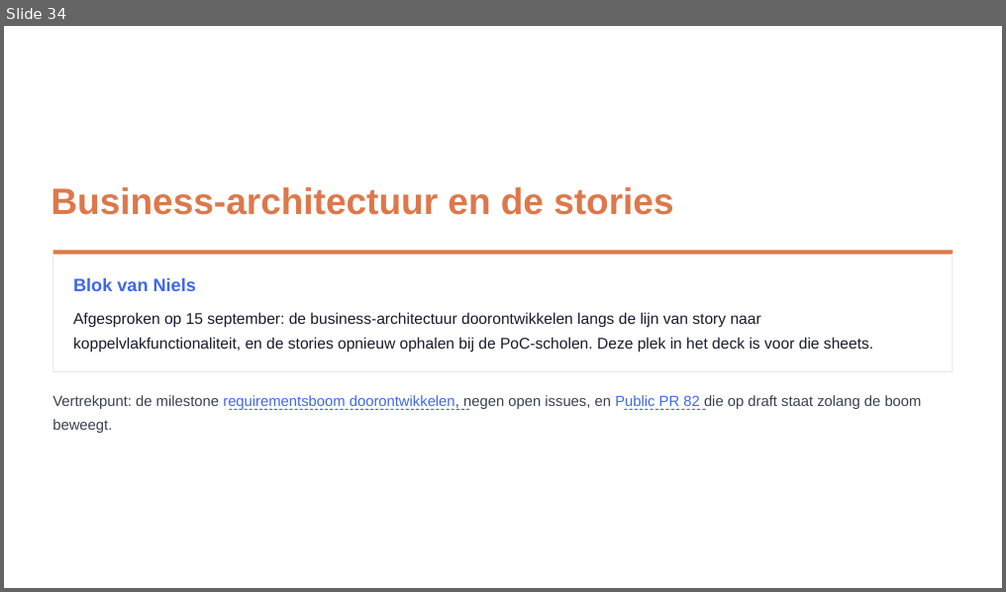
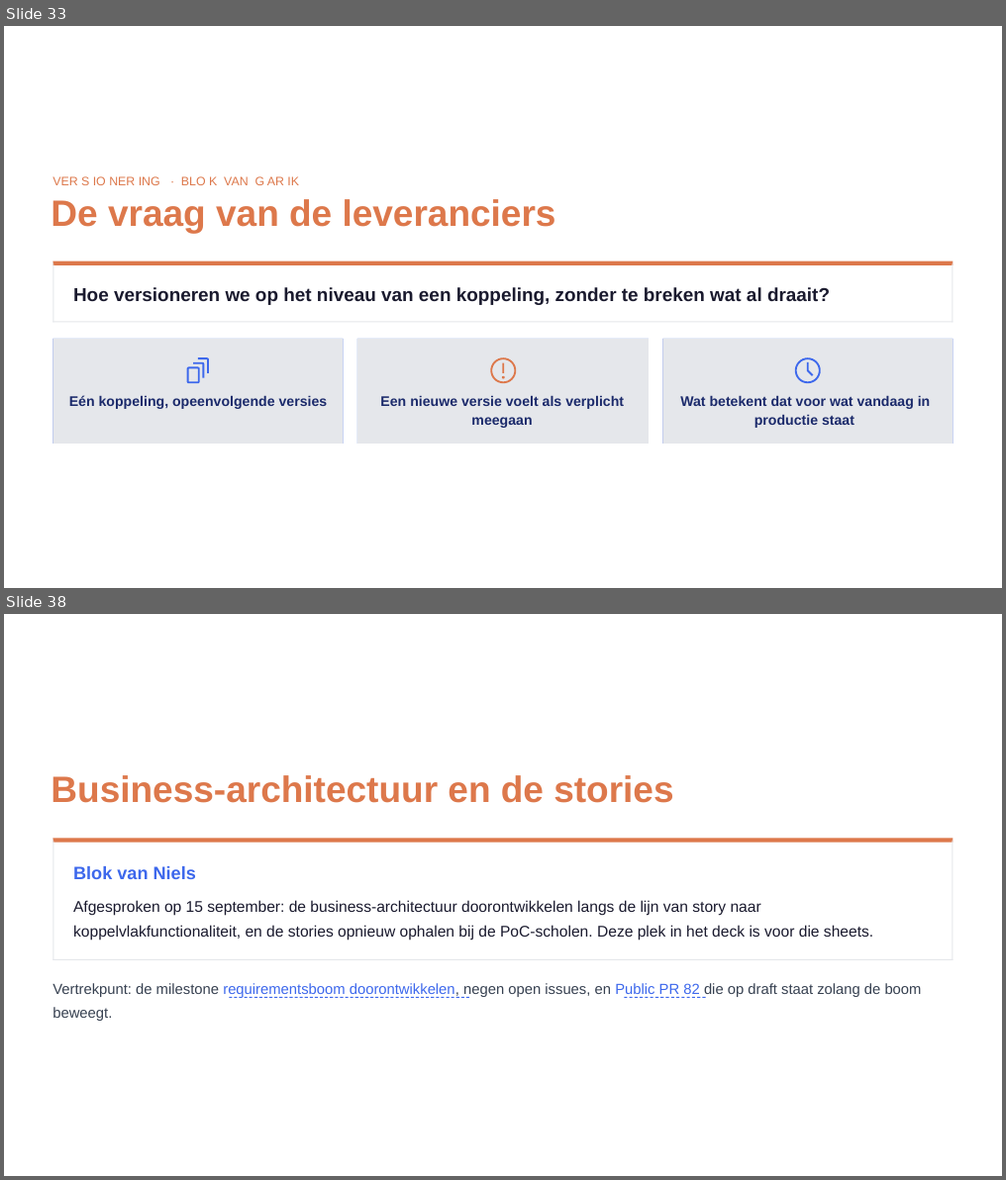
Before and after one commit to Npuls-OKx/meta, a slide deck: presentaties/export/260930_kerngroep_techniek/260930_kerngroep_techniek.pptx. Shown one above the other, each under a label of ours: slide 34 before the commit, slides 33 and 38 after it; the slides between them are not shown. The pictures are 1006x592 and 1006x1180 pixels, drawn with LibreOffice and Linux fonts; fonts in the diff are those of the drawing; background and template pictures are left out. Boxes give left, top, right and bottom in pixels: in the first picture for what was removed or moved away, otherwise in the second. Text is boxed around its words. In the diff, an @@ line names an element or a change of style, - is before the commit and + after.

```diff
--- a/presentaties/export/260930_kerngroep_techniek/260930_kerngroep_techniek.pptx
+++ b/presentaties/export/260930_kerngroep_techniek/260930_kerngroep_techniek.pptx
@@ slide 33 added at box(4, 26, 1002, 588), background picture (left out) @@
@@ freeform shape added at box(4, 26, 1002, 588), fill #000000 @@
@@ freeform shape added at box(4, 26, 1002, 588), fill #FFFFFF @@
@@ text added at box(51, 199, 556, 233), 27 pt, text #DD784B, bold @@
+De vraag van de leveranciers
@@ text added at box(53, 176, 299, 185), 9 pt, text #DD784B @@
+VER S IO NER ING · BLO K VAN G AR IK
@@ freeform shape added at box(53, 262, 953, 323), fill #FFFFFF @@
@@ freeform shape added at box(53, 262, 953, 266), fill #DD784B @@
@@ freeform shape added at box(53, 262, 54, 323), fill #E5E7EB @@
@@ freeform shape added at box(952, 262, 953, 323), fill #E5E7EB @@
@@ text added at box(73, 287, 830, 305), 13.8 pt, text #1A1A2E, bold @@
+Hoe versioneren we op het niveau van een koppeling, zonder te breken wat al draait?
@@ freeform shape added at box(53, 321, 953, 322), fill #E5E7EB @@
@@ freeform shape added at box(53, 339, 344, 444), fill #3D68EC @@
@@ freeform shape added at box(53, 339, 344, 444), fill #E5E7EB @@
@@ freeform shape added at box(54, 341, 344, 444), fill #FFFFFF @@
@@ freeform shape added at box(356, 339, 648, 444), fill #3D68EC @@
@@ freeform shape added at box(356, 339, 648, 444), fill #E5E7EB @@
@@ freeform shape added at box(357, 341, 648, 444), fill #FFFFFF @@
@@ freeform shape added at box(662, 341, 952, 444), fill #FFFFFF @@
@@ freeform shape added at box(662, 339, 953, 444), fill #3D68EC @@
@@ freeform shape added at box(662, 339, 953, 444), fill #E5E7EB @@
@@ freeform shape added at box(187, 368, 199, 383), fill #3D68EC @@
@@ freeform shape added at box(194, 363, 204, 377), fill #3D68EC @@
@@ freeform shape added at box(197, 358, 208, 372), fill #3D68EC @@
@@ freeform shape added at box(491, 358, 516, 382), fill #DD784B @@
@@ freeform shape added at box(502, 364, 504, 378), fill #DD784B @@
@@ freeform shape added at box(795, 358, 820, 382), fill #3D68EC @@
@@ freeform shape added at box(807, 363, 813, 375), fill #3D68EC @@
@@ text added at box(69, 395, 328, 409), 10.3 pt, text #1B2A6B, bold @@
+Eén koppeling, opeenvolgende versies
@@ text added at box(380, 395, 624, 409), 10.3 pt, text #1B2A6B, bold @@
+Een nieuwe versie voelt als verplicht
@@ text added at box(680, 395, 931, 409), 10.3 pt, text #1B2A6B, bold @@
+Wat betekent dat voor wat vandaag in
@@ text added at box(471, 417, 532, 428), 10.3 pt, text #1B2A6B, bold @@
+meegaan
@@ text added at box(754, 414, 854, 428), 10.3 pt, text #1B2A6B, bold @@
+productie staat
@@ what was slide 34 is now slide 38 @@
```
Also in this commit, not shown: 16 slides changed, 5 other slides added, 2 slides removed, 4 other files.
